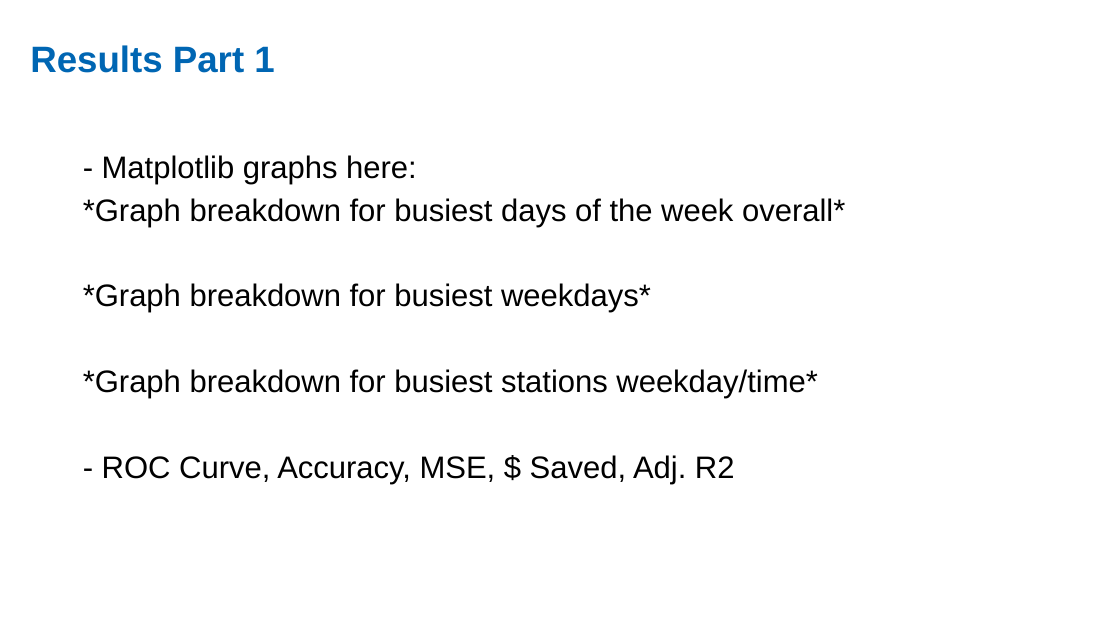
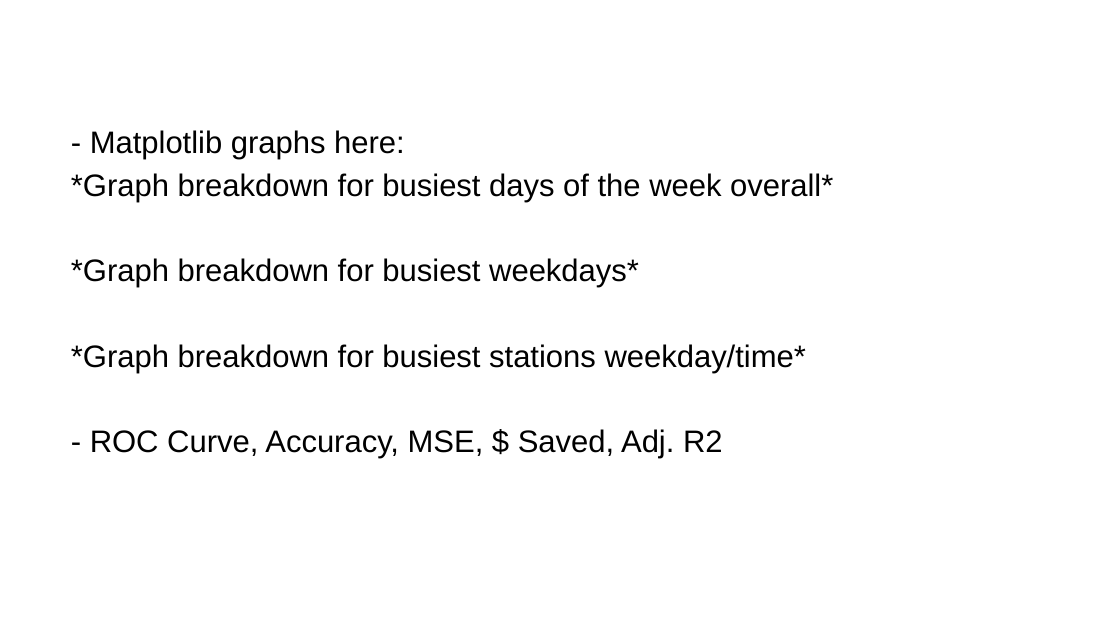
Before and after one commit to ekand/mtacular, a slide deck: slide 7 of reports/MTA_Data_PP.odp (slide 6 before the commit). Drawn at 1120x630 pixels with LibreOffice and Linux fonts; fonts in the diff are those of the drawing. Boxes give left, top, right and bottom in pixels: in the first picture for what was removed or moved away, otherwise in the second. Text is boxed around its words. In the diff, an @@ line names an element or a change of style, - is before the commit and + after.

Commit message:
updated presentation

```diff
--- a/reports/MTA_Data_PP.odp
+++ b/reports/MTA_Data_PP.odp
@@ text removed at [30, 45, 274, 73] @@
-Results Part 1
@@ text "- Matplotlib graphs here:": place and size @@
-text "- Matplotlib graphs here:" at [83, 155, 845, 484]
+text "- Matplotlib graphs here:" at [71, 130, 833, 459]
```
Also in this commit, not shown: 2 slides added, 1 slide removed, 1 other file.
